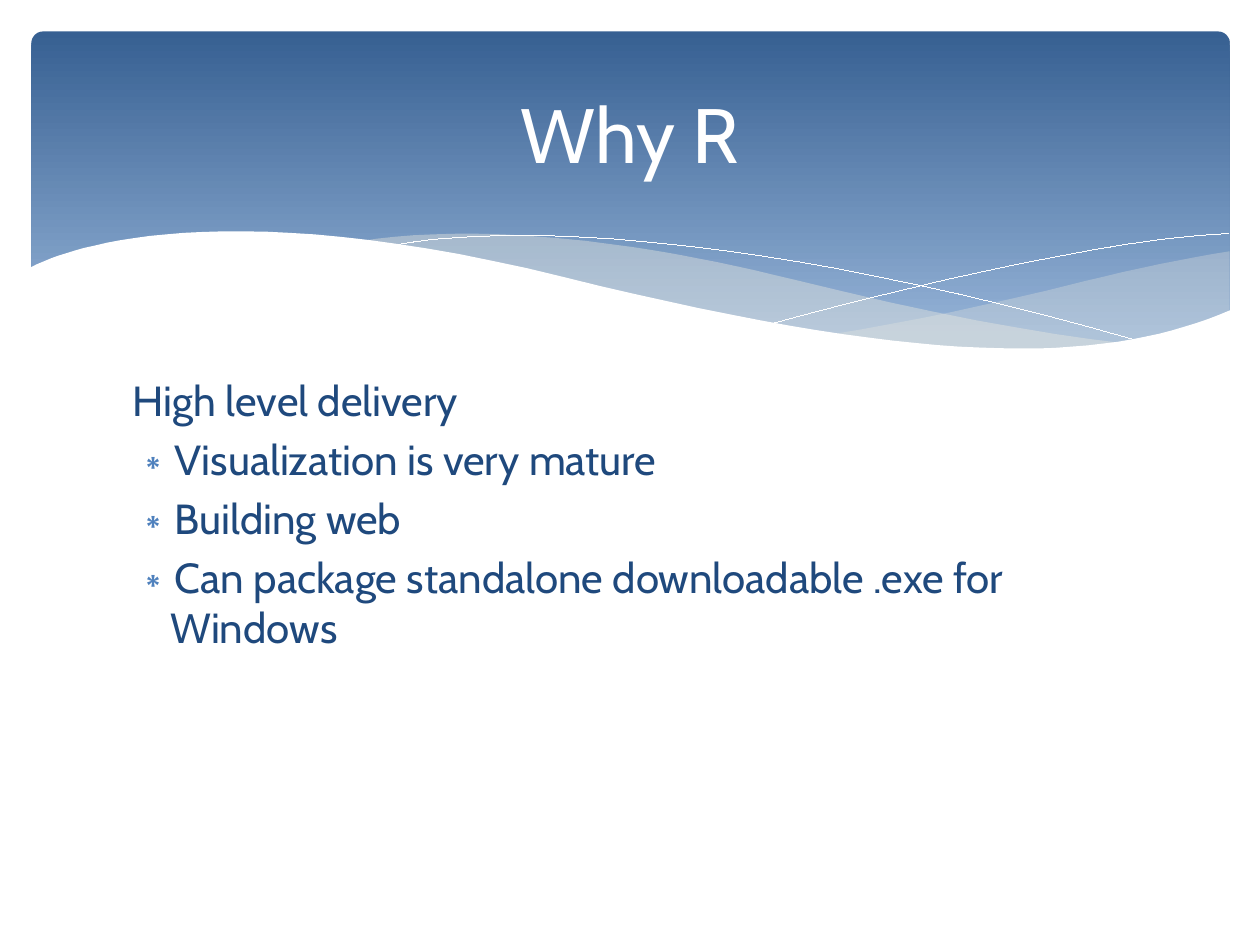
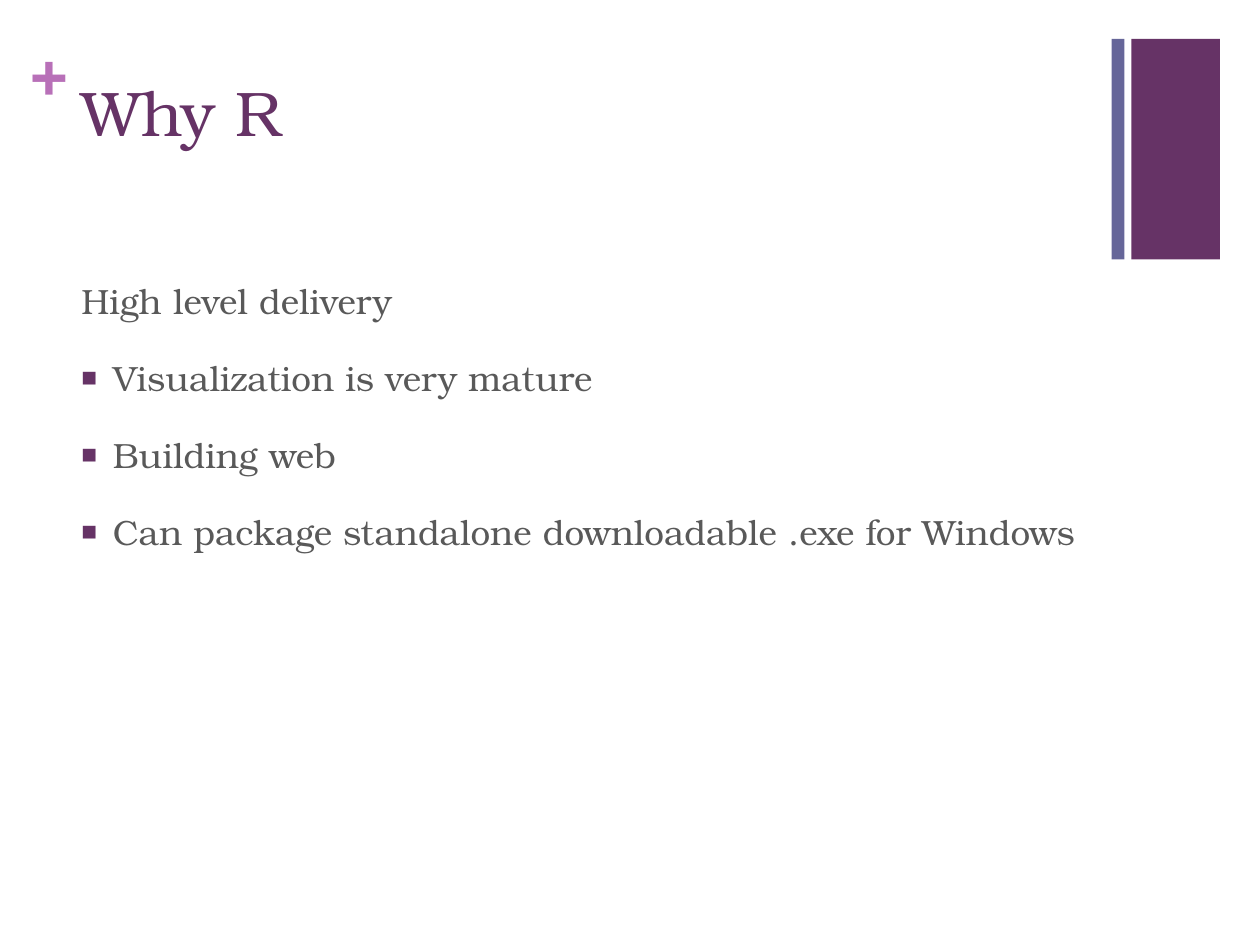
Before and after one commit to PredictiveEcology/SpaDES, a slide deck: slide 7 of development/SpaDES – Spatial Discrete Event Simulation.pptx. Drawn at 1260x945 pixels with LibreOffice and Linux fonts; fonts in the diff are those of the drawing. Boxes give left, top, right and bottom in pixels: in the first picture for what was removed or moved away, otherwise in the second. Text is boxed around its words. In the diff, an @@ line names an element or a change of style, - is before the commit and + after.

```diff
--- a/development/SpaDES – Spatial Discrete Event Simulation.pptx
+++ b/development/SpaDES – Spatial Discrete Event Simulation.pptx
@@ text added at (30, 32, 67, 108), 36 pt, text #B870B8, bold @@
++
@@ rounded rectangle removed at (32, 32, 1230, 372) @@
@@ rectangle added at (1111, 39, 1124, 260), fill #666699 @@
@@ rectangle added at (1131, 39, 1220, 260), fill #663366 @@
@@ title "Why R": place and size @@
-title "Why R" at (521, 105, 738, 180)
+title "Why R" at (81, 91, 281, 151)
@@ title "Why R" at (81, 91, 281, 151): size 44 to 36 pt, font Cabin to TeX Gyre Bonum, text colour #FFFFFF to #663366; alignment centre to left; vertical alignment middle to top @@
@@ group removed at (29, 232, 1231, 415): 5 freeform shapes @@
@@ text "High level delivery": place and size @@
-text "High level delivery" at (133, 384, 1003, 644)
+text "High level delivery" at (81, 289, 1075, 554)
@@ text "High level delivery" at (81, 289, 1075, 554): size 24 to 20 pt, font Cabin to TeX Gyre Bonum, text colour #1F497D to #595959; more space between paragraphs; bullet ∗ to ■; bullet colour #4F81BD to #663366 @@
```
Also in this commit, not shown: 7 other slides changed, 2 slides added.
